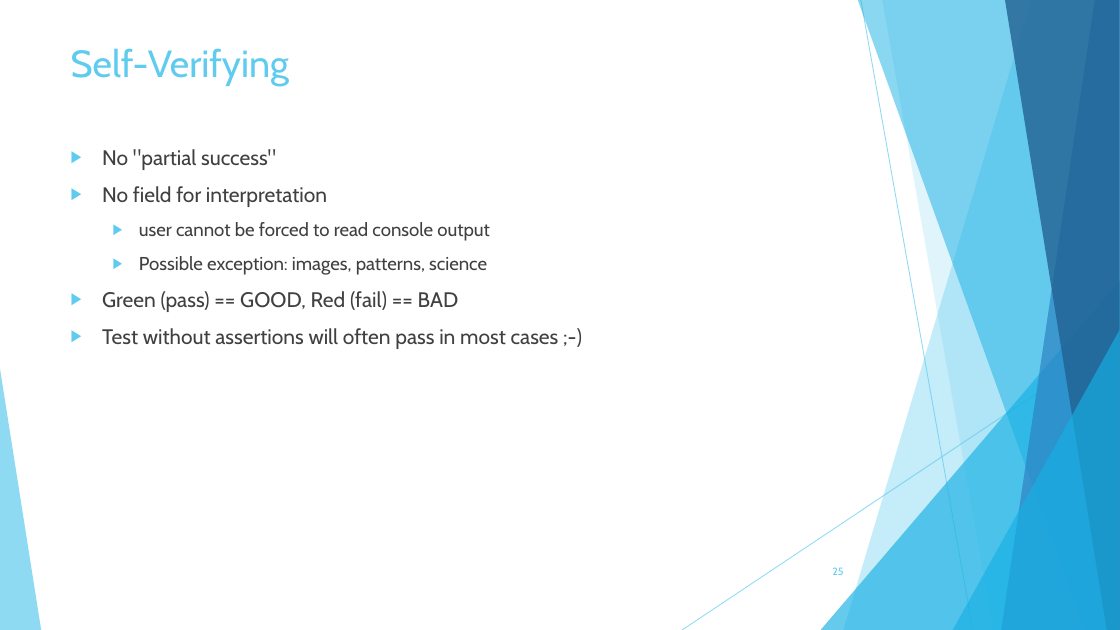
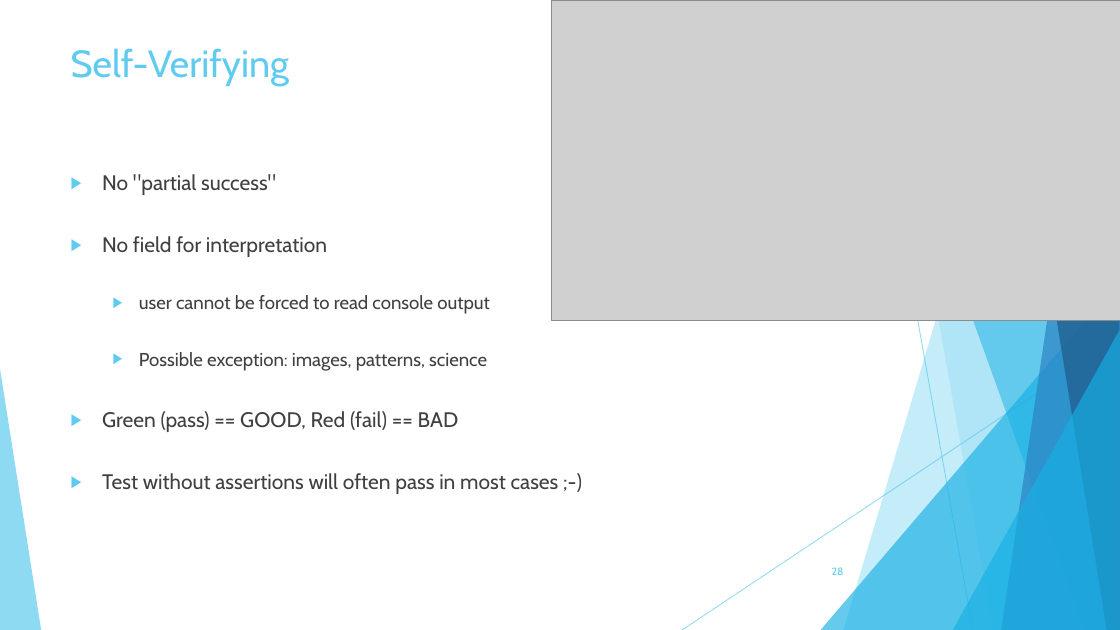
Before and after one commit to szubartm/TddAndBdd.Materials, a slide deck: slide 28 of TDD/Testing in TDD spirit.pptx (slide 25 before the commit). Drawn at 1120x630 pixels with LibreOffice and Linux fonts; fonts in the diff are those of the drawing; grey boxes stand for pictures. Boxes give left, top, right and bottom in pixels: in the first picture for what was removed or moved away, otherwise in the second. Text is boxed around its words. In the diff, an @@ line names an element or a change of style, - is before the commit and + after.

```diff
--- a/TDD/Testing in TDD spirit.pptx
+++ b/TDD/Testing in TDD spirit.pptx
@@ picture added at (551,0,1120,320) @@
@@ text "No "partial success"" at (102,174,559,494): line spacing 1 to 2 @@
```
Also in this commit, not shown: 4 other slides changed, 9 slides added.
